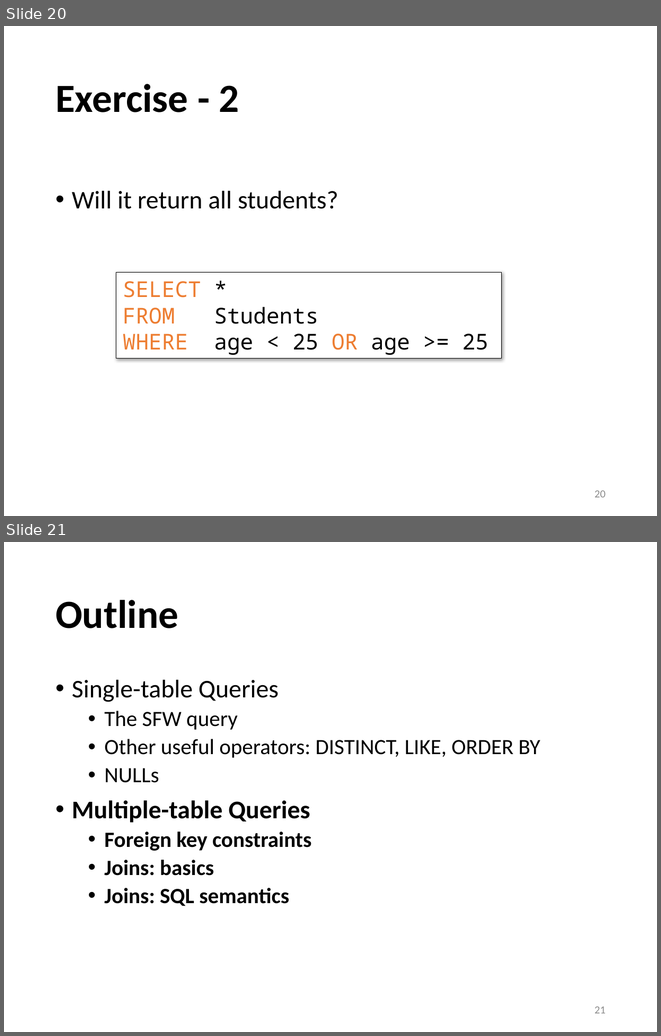
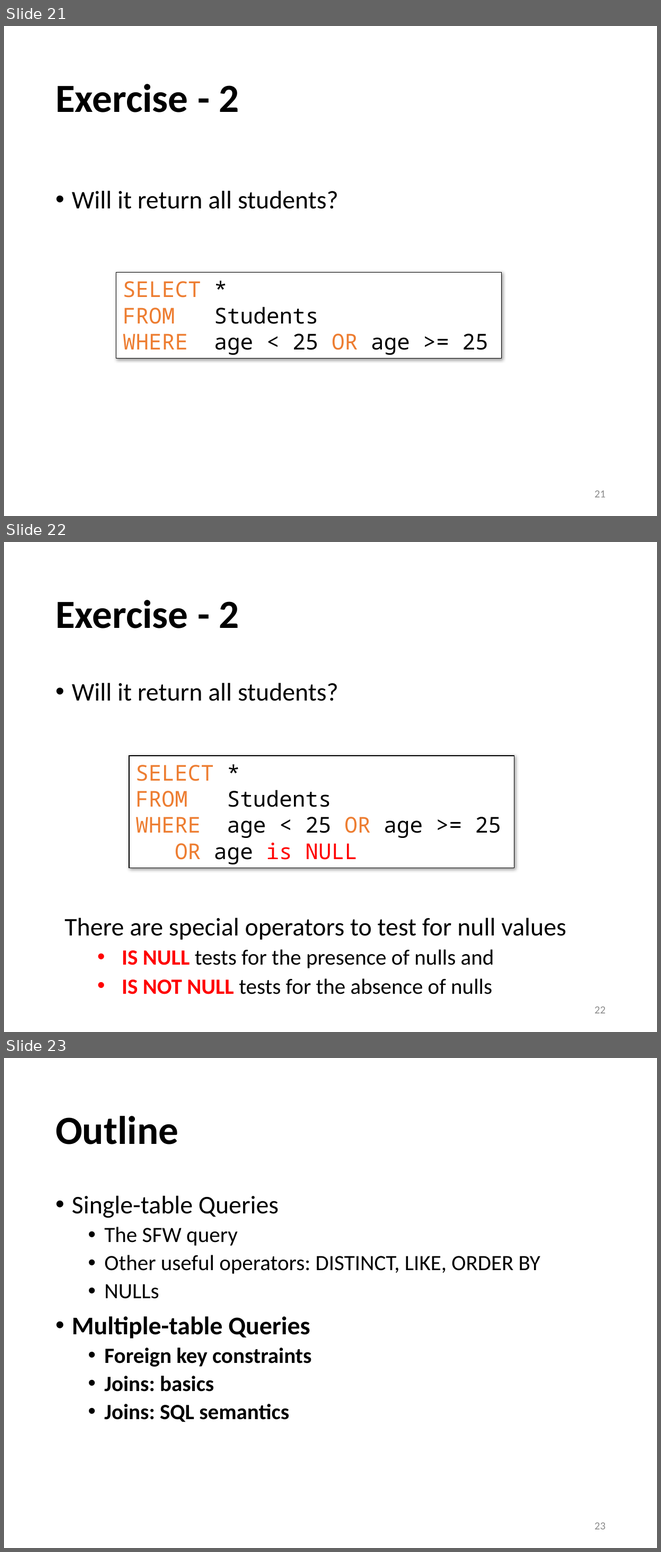
Before and after one commit to sfu-db/cmpt354, a slide deck: Lectures/lec3-sql-basics.pptx. Shown one above the other, each under a label of ours: slides 20 and 21 before the commit, slides 21, 22 and 23 after it. The pictures are 661x1036 and 661x1552 pixels, drawn with LibreOffice and Linux fonts; fonts in the diff are those of the drawing. Boxes give left, top, right and bottom in pixels: in the first picture for what was removed or moved away, otherwise in the second. Text is boxed around its words. In the diff, an @@ line names an element or a change of style, - is before the commit and + after.

```diff
--- a/Lectures/lec3-sql-basics.pptx
+++ b/Lectures/lec3-sql-basics.pptx
@@ slide 22 added at (4, 542, 657, 1032), background #FFFFFF @@
@@ title added at (55, 600, 239, 628), 44 pt, text #000000, bold @@
+Exercise - 2
@@ text added at (72, 682, 338, 701), 28 pt, text #000000 @@
+• Will it return all students?
@@ rectangle added at (130, 756, 514, 868), fill #FFFFFF, outline #000000 0.75 pt, 24 pt, text #000000 @@
+SELECT *
+FROM Students
+WHERE age < 25 OR age >= 25
+OR age is NULL
@@ text added at (64, 917, 566, 994), 24 pt, text #000000 @@
+There are special operators to test for null values
+  • IS NULL tests for the presence of nulls and
+  • IS NOT NULL tests for the absence of nulls
@@ page number added at (594, 1006, 606, 1013), 12 pt, text #8C8C8C @@
+22
@@ what was slide 20 is now slide 21 @@
@@ page number at (594, 490, 606, 497): text changed @@
-20
+21
@@ what was slide 21 is now slide 23 @@
@@ page number at (594, 1522, 606, 1529): text changed @@
-21
+23
```
Also in this commit, not shown: 1 slide changed, 1 other slide added, 1 other file.
